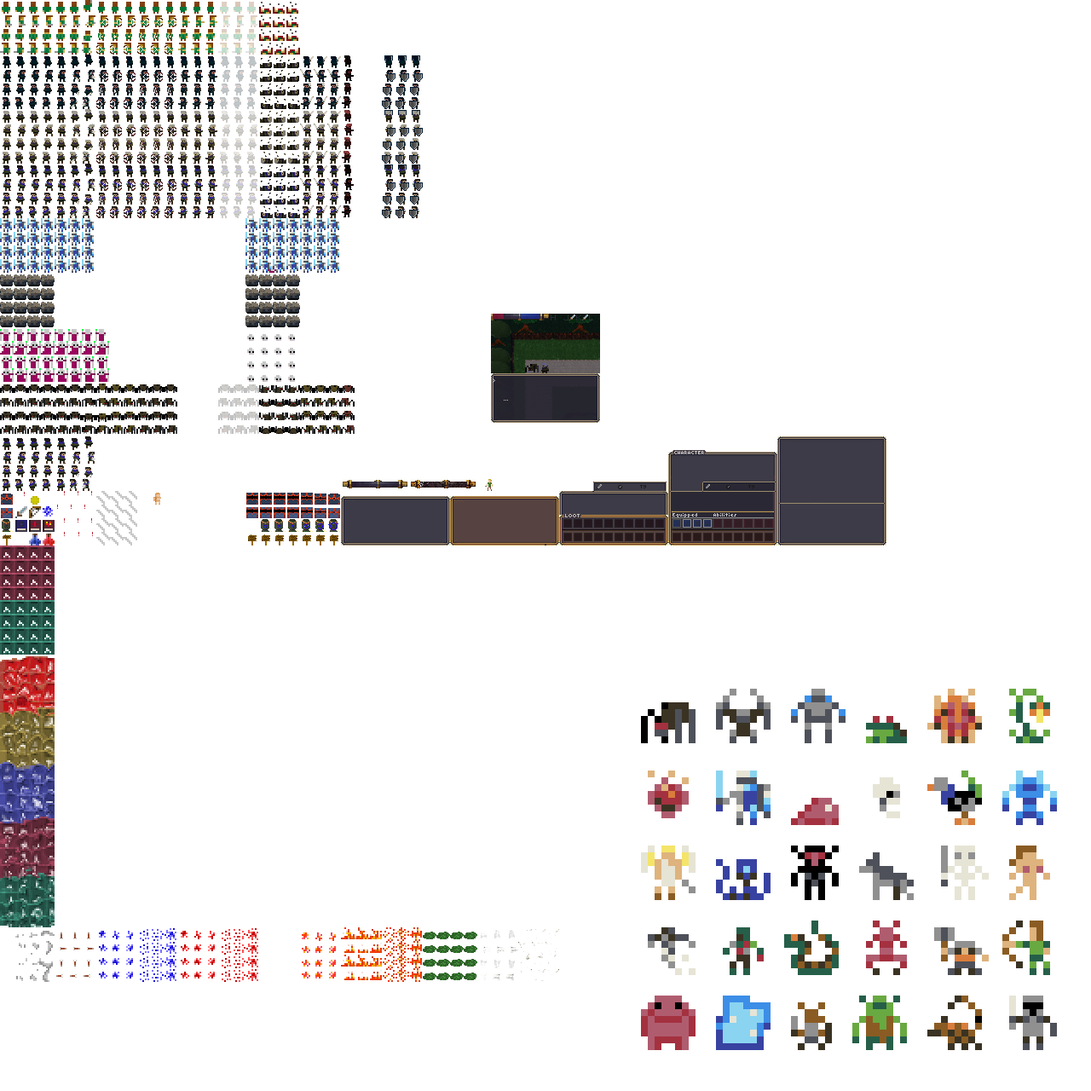
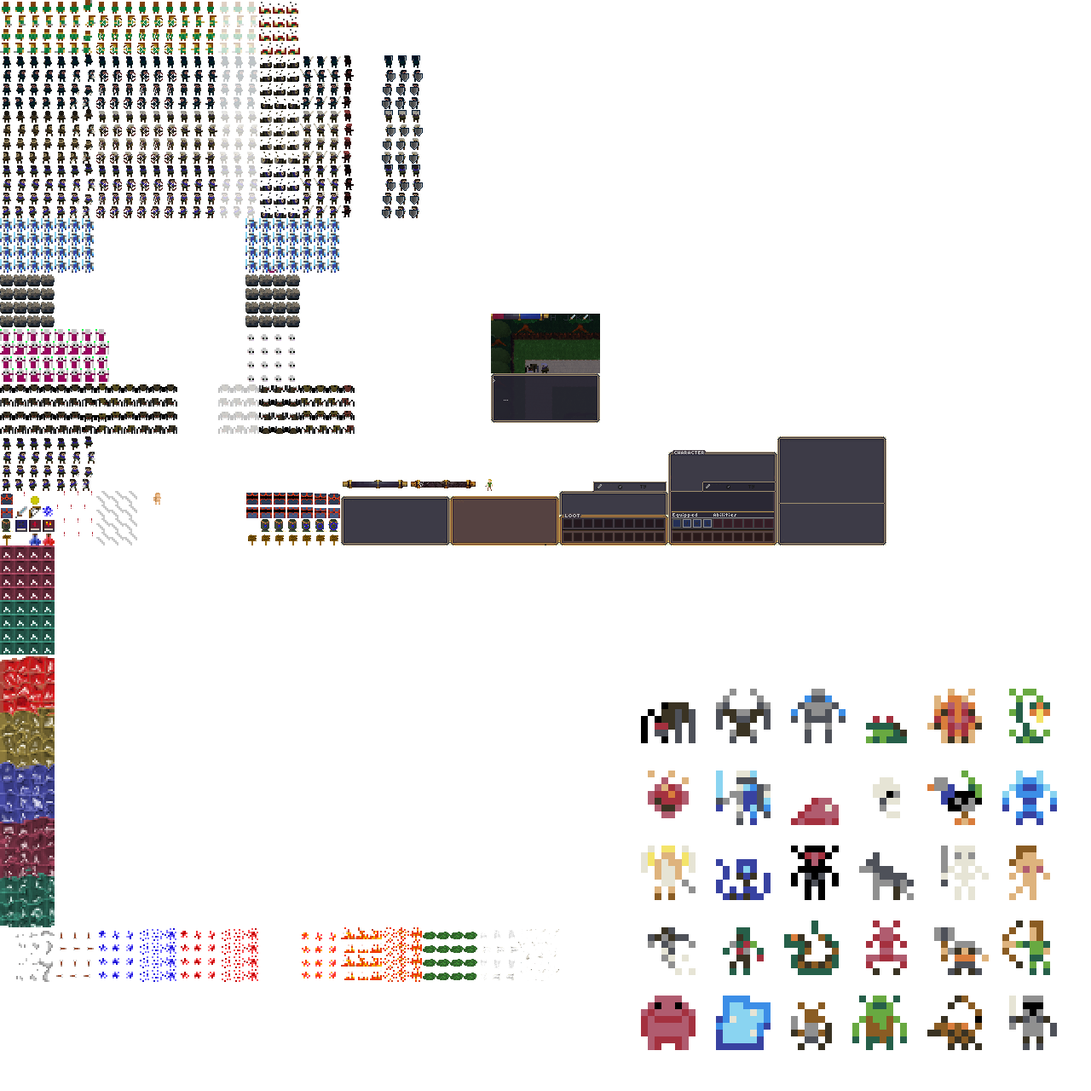
Before/after of a 1091×1091 layered artwork. What changed in the layer stack:
showed "weapons.png" over 70, 109, 95, 164
added layer "Pasted Layer" above "Layer" over 2, 109, 95, 164
painted on "pixels.png" over 2, 109, 95, 164
